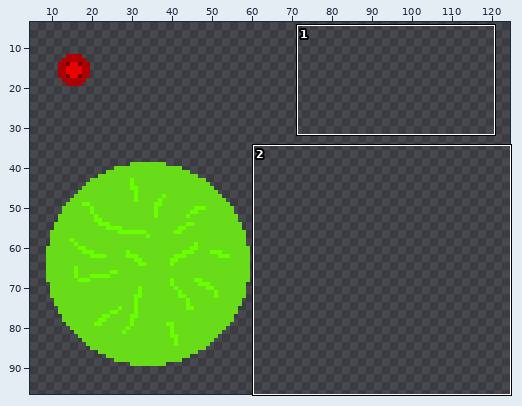
Two versions of one sprite sheet, Assets/Sprites/effects.png. The picture above shows the old version from afar; the outline marks the close-up.
Close-up. Before the edit:
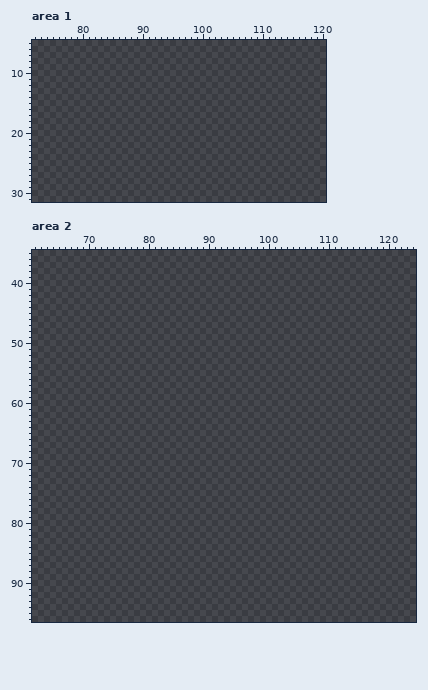
The file is 125x128 pixels. Shown: area 1: x 72..120, y 5..31; area 2: x 61..124, y 35..96. The wide view leaves out empty margins. The commit also changed other parts of the picture, which this record leaves out.
The result:
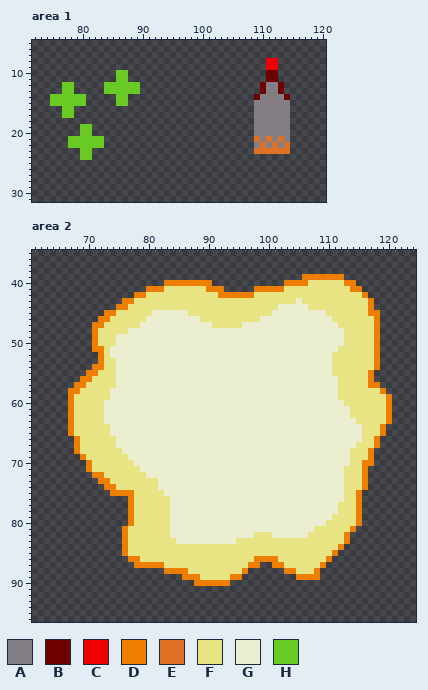
Palette (. is transparent): A #847e87  B #6d0000  C #ed0000  D #ee7e00  E #df7126  F #e9e483  G #eceed1  H #68cb23
Changes in this commit:
Changed rows in their new state; - is an unchanged pixel.
Area 1:
first column x 75:
 8 ------------------------------------CC--
 9 ------------------------------------CC--
10 -----------HH-----------------------BB--
11 -----------HH-----------------------BB--
12 --HH-----HHHHHH--------------------BAAB-
13 --HH-----HHHHHH--------------------BAAB-
14 HHHHHH-----HH---------------------BAAAAB
15 HHHHHH-----HH---------------------AAAAAA
16 --HH------------------------------AAAAAA
17 --HH------------------------------AAAAAA
18 ----------------------------------AAAAAA
19 -----HH---------------------------AAAAAA
20 -----HH---------------------------AAAAAA
21 ---HHHHHH-------------------------EAEAEA
22 ---HHHHHH-------------------------AEAEAE
23 -----HH---------------------------EEEEEE
24 -----HH---------------------------------
Area 2:
first column x 67:
39 ---------------------------------------DDDDDDD--------
40 ----------------DDDDDDDD------------DDDDFFFFFFDD------
41 -------------DDDFFFFFFFDDD-----DDDDDFFFFFFFFFFFDD-----
42 -----------DDFFFFFFFFFFFFDDDDDDFFFFFFFFFFFFFFFFFFD----
43 ---------DDFFFFFFFFFFFFFFFFFFFFFFFFFFFGFFFFFFFFFFFD---
44 --------DDFFFFFFFFFFFFFFFFFFFFFFFFFGGGGGFFFFFFFFFFD---
45 ------DDFFFFFFGGGGGGFFFFFFFFFFFFFFGGGGGGGGGFFFFFFFDD--
46 -----DDFFFFFFGGGGGGGGGFFFFFFFFFFGGGGGGGGGGGGFFFFFFFD--
47 ----DDFFFFFFGGGGGGGGGGGGFFFFFGGGGGGGGGGGGGGGGFFFFFFD--
48 ----DFFFFFGGGGGGGGGGGGGGGGGGGGGGGGGGGGGGGGGGGGFFFFFD--
49 ----DFFFGGGGGGGGGGGGGGGGGGGGGGGGGGGGGGGGGGGGGGFFFFFD--
50 ----DFFFGGGGGGGGGGGGGGGGGGGGGGGGGGGGGGGGGGGGGGFFFFFD--
51 ----DDFGGGGGGGGGGGGGGGGGGGGGGGGGGGGGGGGGGGGGGFFFFFFD--
52 -----DFGGGGGGGGGGGGGGGGGGGGGGGGGGGGGGGGGGGGGFFFFFFFD--
53 -----DFFGGGGGGGGGGGGGGGGGGGGGGGGGGGGGGGGGGGGFFFFFFFD--
54 ----DDFFGGGGGGGGGGGGGGGGGGGGGGGGGGGGGGGGGGGGFFFFFFFD--
55 ---DDFFFGGGGGGGGGGGGGGGGGGGGGGGGGGGGGGGGGGGGFFFFFFD---
56 --DDFFFFGGGGGGGGGGGGGGGGGGGGGGGGGGGGGGGGGGGGGFFFFFD---
57 -DDFFFFFGGGGGGGGGGGGGGGGGGGGGGGGGGGGGGGGGGGGGFFFFFDD--
58 DDFFFFFGGGGGGGGGGGGGGGGGGGGGGGGGGGGGGGGGGGGGGFFFFFFFD-
59 DFFFFFFGGGGGGGGGGGGGGGGGGGGGGGGGGGGGGGGGGGGGGFFFFFFFFD
60 DFFFFFGGGGGGGGGGGGGGGGGGGGGGGGGGGGGGGGGGGGGGGGFFFFFFFD
61 DFFFFFGGGGGGGGGGGGGGGGGGGGGGGGGGGGGGGGGGGGGGGGGFFFFFFD
62 DFFFFFGGGGGGGGGGGGGGGGGGGGGGGGGGGGGGGGGGGGGGGGGFFFFFFD
63 DFFFFFGGGGGGGGGGGGGGGGGGGGGGGGGGGGGGGGGGGGGGGGGGFFFFFD
64 DFFFFFFGGGGGGGGGGGGGGGGGGGGGGGGGGGGGGGGGGGGGGGGGGFFFD-
65 DFFFFFFGGGGGGGGGGGGGGGGGGGGGGGGGGGGGGGGGGGGGGGGGGFFFD-
66 -DFFFFFFGGGGGGGGGGGGGGGGGGGGGGGGGGGGGGGGGGGGGGGGGFFD--
67 -DFFFFFFGGGGGGGGGGGGGGGGGGGGGGGGGGGGGGGGGGGGGGGGFFFD--
68 -DFFFFFFFGGGGGGGGGGGGGGGGGGGGGGGGGGGGGGGGGGGGGGFFFD---
69 --DFFFFFFFGGGGGGGGGGGGGGGGGGGGGGGGGGGGGGGGGGGGGFFFD---
70 ---DFFFFFFFGGGGGGGGGGGGGGGGGGGGGGGGGGGGGGGGGGGGFFDD---
71 ---DFFFFFFFFGGGGGGGGGGGGGGGGGGGGGGGGGGGGGGGGGGFFFD----
72 ----DDFFFFFFFGGGGGGGGGGGGGGGGGGGGGGGGGGGGGGGGGFFFD----
73 -----DDFFFFFFFFGGGGGGGGGGGGGGGGGGGGGGGGGGGGGGGFFFD----
74 ------DDFFFFFFFGGGGGGGGGGGGGGGGGGGGGGGGGGGGGGGFFFD----
75 -------DDDDFFFFFGGGGGGGGGGGGGGGGGGGGGGGGGGGGGGFFD-----
76 ----------DFFFFFFGGGGGGGGGGGGGGGGGGGGGGGGGGGGGFFD-----
77 ----------DFFFFFFGGGGGGGGGGGGGGGGGGGGGGGGGGGGFFFD-----
78 ----------DFFFFFFGGGGGGGGGGGGGGGGGGGGGGGGGGGGFFFD-----
79 ----------DFFFFFFGGGGGGGGGGGGGGGGGGGGGGGGGGGFFFFD-----
80 ----------DFFFFFFGGGGGGGGGGGGGGGGGGGGGGGGGGFFFFFD-----
81 ---------DFFFFFFFGGGGGGGGGGGGGGGGGGGGGGGGFFFFFFD------
82 ---------DFFFFFFFGGGGGGGGGGGGGGFFFGGGGGGFFFFFFD-------
83 ---------DFFFFFFFFGGGGGGGGGGFFFFFFFFFFFFFFFFFFD-------
84 ---------DFFFFFFFFFFFFFFFFFFFFFFFFFFFFFFFFFFFD--------
85 ---------DFFFFFFFFFFFFFFFFFFFFFFFFFFFFFFFFFFD---------
86 ----------DDFFFFFFFFFFFFFFFFFFFDDDDFFFFFFFFD----------
87 -----------DDDDDFFFFFFFFFFFFFFDD--DDFFFFFFD-----------
88 ----------------DDDDFFFFFFFFFD------DDFFFD------------
89 -------------------DDDFFFFFDD---------DDDD------------
90 ---------------------DDDDDD---------------------------
